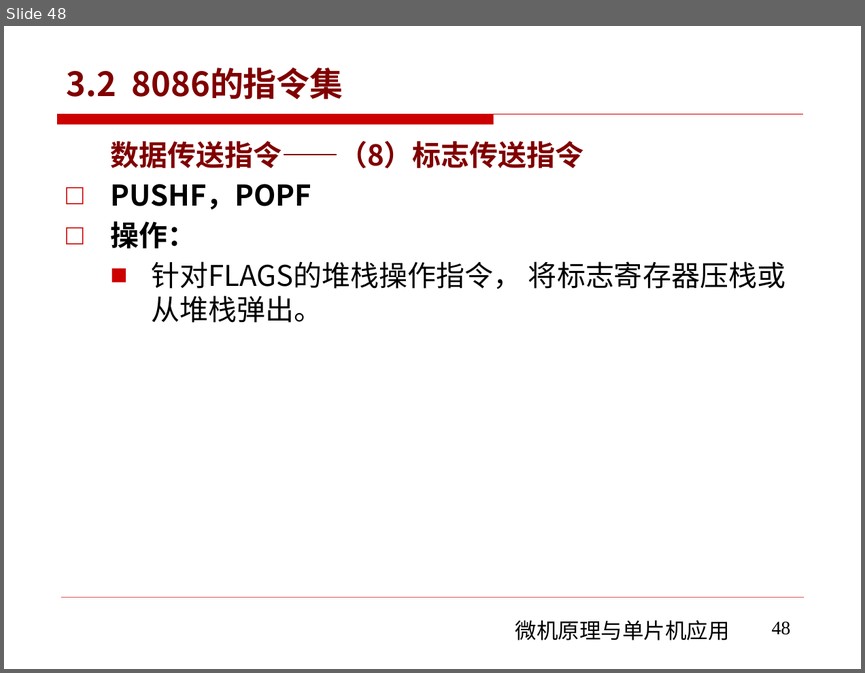
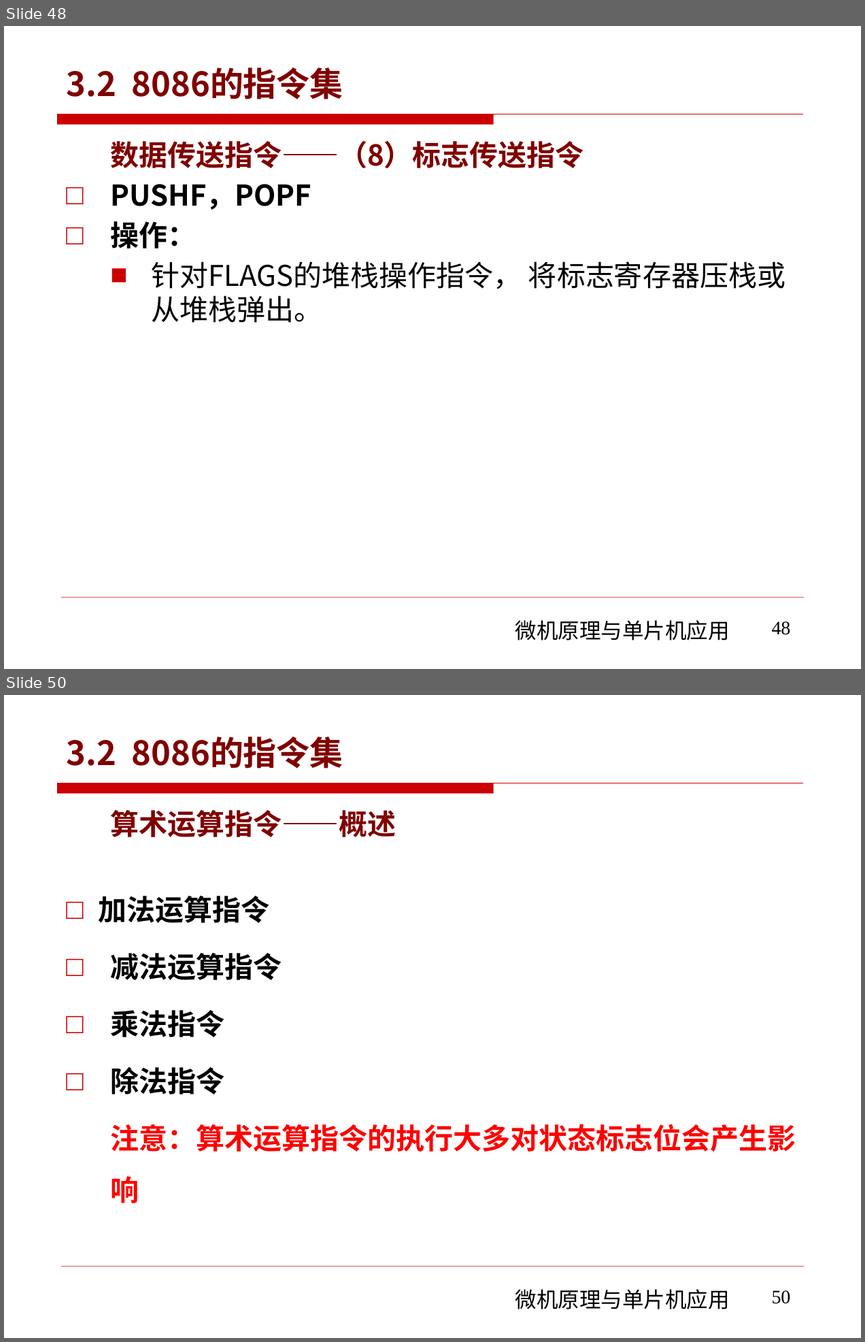
Before and after one commit to rshouc/Microcomputer, a slide deck: PPT/The Principle of Microcomputer/第三章 微机原理（8086的指令系统-指令集).pptx. Shown one above the other, each under a label of ours: slide 48 before the commit, slides 48 and 50 after it; the slides between them are not shown. The pictures are 865x673 and 865x1342 pixels, drawn with LibreOffice and Linux fonts; fonts in the diff are those of the drawing; background and template pictures are left out. Boxes give left, top, right and bottom in pixels: in the first picture for what was removed or moved away, otherwise in the second. Text is boxed around its words. In the diff, an @@ line names an element or a change of style, - is before the commit and + after.

```diff
--- a/PPT/The Principle of Microcomputer/第三章 微机原理（8086的指令系统-指令集).pptx
+++ b/PPT/The Principle of Microcomputer/第三章 微机原理（8086的指令系统-指令集).pptx
@@ slide 50 added at [4, 695, 861, 1338], background #FFFFFF; not listed: 3 template elements that a slide beside it also shows @@
@@ title added at [67, 736, 343, 768], 28 pt, text #800000, bold @@
+3.2 8086的指令集
@@ text added at [99, 810, 796, 1203], 24 pt, text #FF0000, bold @@
+算术运算指令——概述
+□ 加法运算指令
+□ 减法运算指令
+□ 乘法指令
+□ 除法指令
+注意：算术运算指令的执行大多对状态标志位会产生影响
@@ page number added at [772, 1290, 791, 1304], 16 pt, text #000000 @@
+50
```
Also in this commit, not shown: 111 other slides added.
